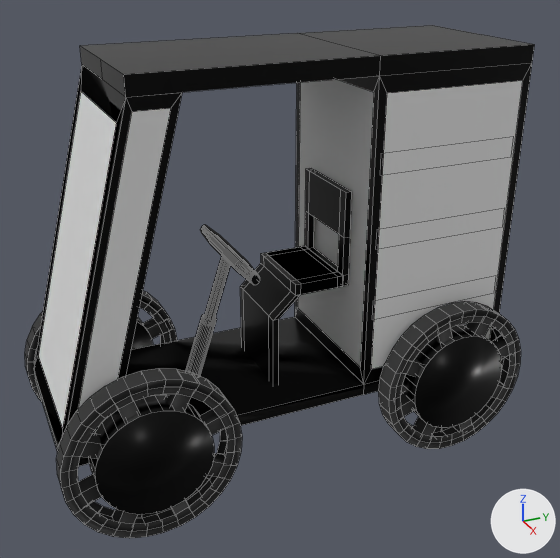
The FBX model Assets/DylanAssets/Prefabs/Vehicles/eVan.fbx, before and after one commit.
Before and after are seen from a camera (50 mm lens) standing at (0.81, -0.068, 0.628) and looking at (0.013, 0.291, 0.23). Arrows for +X, +Y and +Z are at lower right; the lights stay in place. The picture after the commit comes second. Mesh edges are drawn as thin lines. Where no turn or scale is listed for an object, it has been applied to the vertices. Vertices at exactly the same position are counted once.

Names of what the first picture shows: 'eVan'.
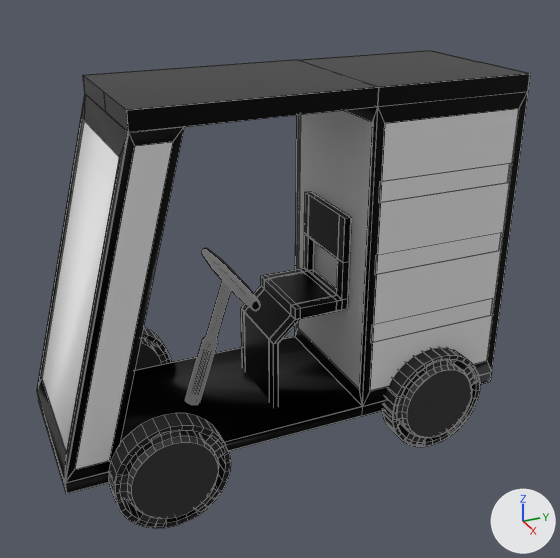
Location of each change, (x1, y1, x2, y2) in pixels of the pictures (560 x 558 px; the box of a moved part takes in the faces that stretch with it):
'eVan', reshaped, moved (7% shorter)
    before: (25, 25, 535, 538)
    after: (37, 50, 531, 528)
part 1 of me_cube_048, rebuilt
    before: (25, 290, 177, 402)
    after: (135, 338, 167, 370)
part 2 of me_cube_048, rebuilt (34% narrower, 32% shorter)
    before: (56, 368, 242, 538)
    after: (108, 413, 231, 528)
part 3 of me_cube_048, rebuilt
    before: (131, 317, 153, 349)
    after: (142, 327, 171, 363)
part 4 of me_cube_048, rebuilt
    before: (401, 325, 501, 428)
    after: (397, 360, 475, 442)
part 5 of me_cube_048, rebuilt
    before: (89, 395, 214, 515)
    after: (120, 431, 223, 523)
part 6 of me_cube_048, added
    after: (382, 348, 480, 447)
part 7 of me_cube_048, moved or reshaped
    before: (379, 301, 521, 449)
    after: (65, 109, 492, 483)

The change, as a list of edits to the scene's bpy script:
```text
Add mat_tire:
    mat_tire = principled_material('tire')
    mat_tire.base_color = (0.0, 0.0, 0.0)  # black #000000
    mat_tire.roughness = 0.76
Change me_cube_048:
    used by ob_evan; location = (-0.122, 0.082, 0.001)
    remove me_cube_048.from_pydata(...)  # 1670 vertices, 1471 faces; spans x -0.017..0.259, y -0.093..0.501, z -0.001..0.504
    add me_cube_048.from_pydata(...)  # 2635 vertices, 2331 faces; spans x -0.013..0.257, y -0.086..0.484, z 0.032..0.504
    me_cube_048 part 1: the loose piece of 240 vertices spanning x -0.012..0.012, y -0.093..0.108, z -0.001..0.2 is rebuilt with 152 vertices and now spans x -0.013..0.019, y -0.033..0.095, z 0.038..0.163
    me_cube_048 part 2: the loose piece of 240 vertices spanning x 0.23..0.254, y -0.093..0.108, z -0.001..0.2 is rebuilt with 128 vertices and now spans x 0.225..0.25, y -0.04..0.095, z 0.032..0.167, in mat_tire (black #000000)
    me_cube_048 part 3: the loose piece of 64 vertices spanning x -0.017..0.017, y -0.058..0.073, z 0.034..0.165 is rebuilt with 128 vertices and now spans x -0.007..0.019, y -0.039..0.096, z 0.034..0.168, in mat_tire (black #000000)
    me_cube_048 part 4: the loose piece of 64 vertices spanning x 0.225..0.259, y 0.335..0.467, z 0.034..0.165 is rebuilt with 152 vertices and now spans x 0.218..0.25, y 0.316..0.443, z 0.036..0.162, in mat_wheel_black (black #2d2d2d)
    me_cube_048 part 5: the loose piece of 64 vertices spanning x 0.225..0.259, y -0.058..0.073, z 0.034..0.165 is rebuilt with 152 vertices and now spans x 0.224..0.257, y -0.038..0.089, z 0.037..0.162, in mat_wheel_black (black #2d2d2d)
    me_cube_048 part 6: a new loose piece of 128 vertices spanning x 0.218..0.243, y 0.314..0.449, z 0.032..0.167, in mat_tire (black #000000)
    me_cube_048 part 7: 240 vertices removed from x 0.23..0.254, y 0.301..0.501, z -0.001..0.2; 189 vertices added at x 0.02..0.223, y -0.086..0.484, z 0.092..0.503
    other edits to the shape of me_cube_048 do not show in these pictures
    add me_cube_048.materials.append(mat_tire)  # black #000000
Change ob_evan:
    ob_evan.location: (-0.122, 0.082, 0.001) -> (-0.122, 0.082, -0.031)
```
